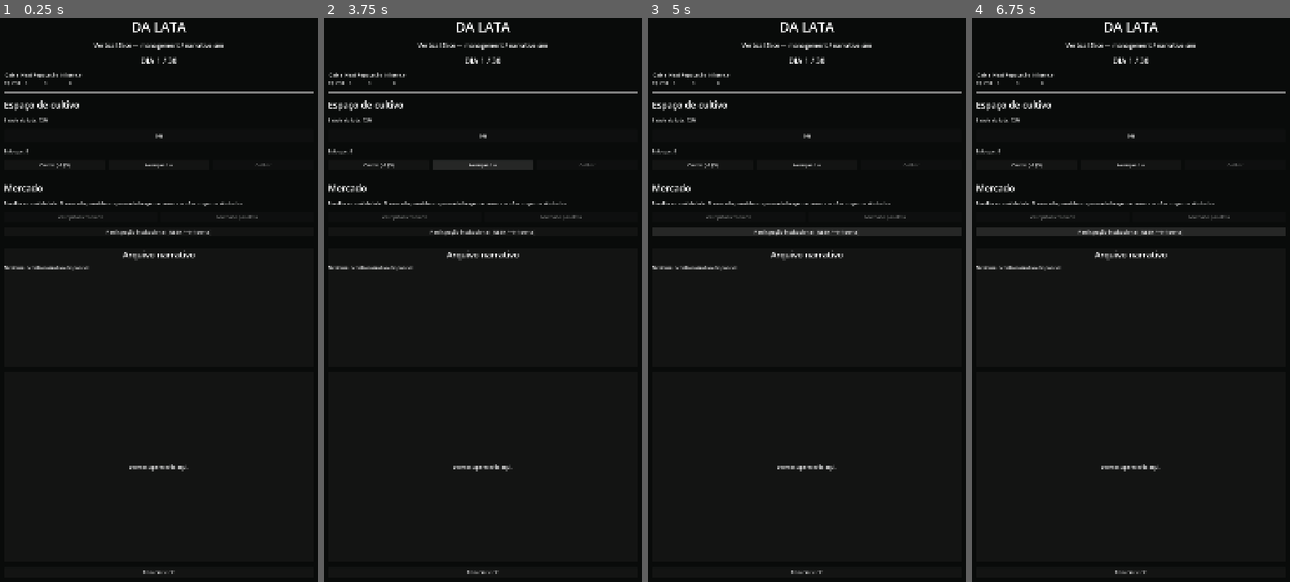
Above: before the commit, frames 1-4 (left to right).
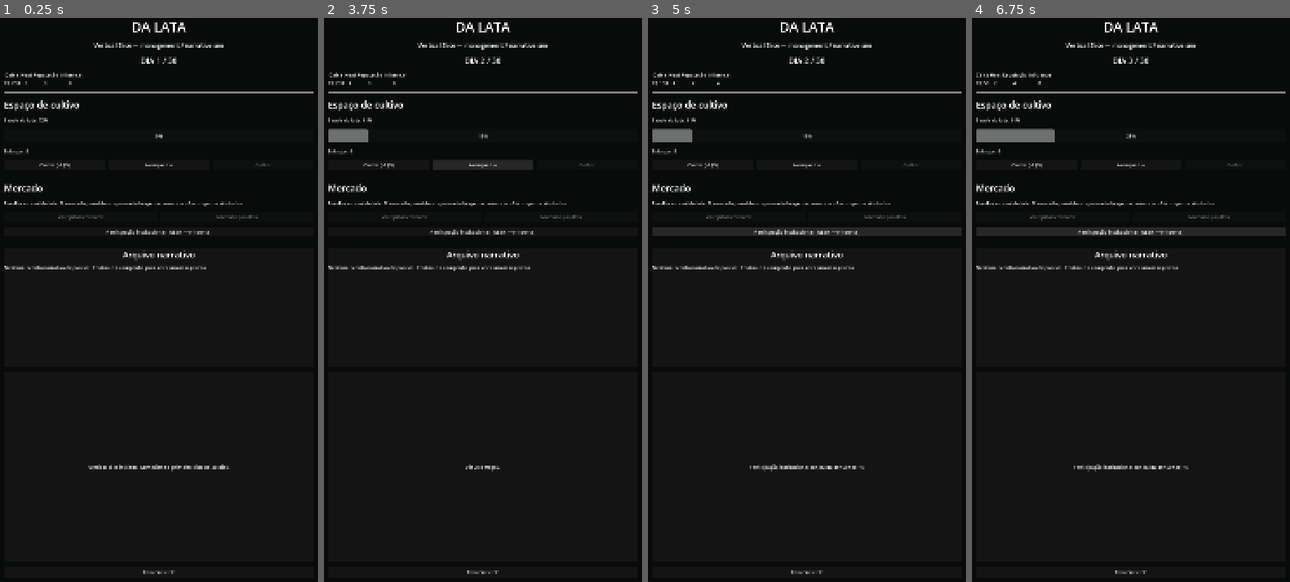
Above: after the commit, the same moments.

Repository: az1nn/growing-rio
Game: Godot game, scene res://scenes/main/main.tscn
Same seed, same stepped clock (60 frames per second), same inputs: the game is played once before the commit and once after it.
Inputs:
- Up to frame 1 (0.25 s): no input
- Up to frame 2 (3.75 s): click "Reiniciar ciclo" at 0.5 s; click "Reiniciar ciclo" at 1.25 s; click "Reiniciar ciclo" at 2 s; click "Cuidar (-R$5)" at 2.75 s; click "Avançar dia" at 3.5 s
- Up to frame 3 (5 s): click "Participação institucional (-…" at 4.25 s
- Up to frame 4 (6.75 s): click "Cuidar (-R$5)" at 5 s; click "Avançar dia" at 5.75 s; click "Participação institucional (-…" at 6.5 s

The runs differ from the first frame. In frame 1, 0.4% of the frame differs, in the area x 27-73%, y 43-81%; in frame 2, 0.6%; in frame 3, 0.7%; in frame 4, 1.2%, in the area x 1-69%, y 6-81%.
Error before the commit: Parse Error: Cannot infer the type of "available_ids" variable because the value doesn't have a set type. (res://scenes/main/main.gd:46)

Commit message:
fix(ui): type dynamic narrative availability result

Diff:
--- a/scenes/main/main.gd
+++ b/scenes/main/main.gd
@@ -43,7 +43,7 @@
 
 func _refresh_narrative() -> void:
     var event_id := String(FIRST_NARRATIVE_EVENT.id)
-    var available_ids := game_state.available_narrative_event_ids()
+    var available_ids: Array = Array(game_state.available_narrative_event_ids())
     _clear_narrative_choices()
 
     if available_ids.has(event_id):
